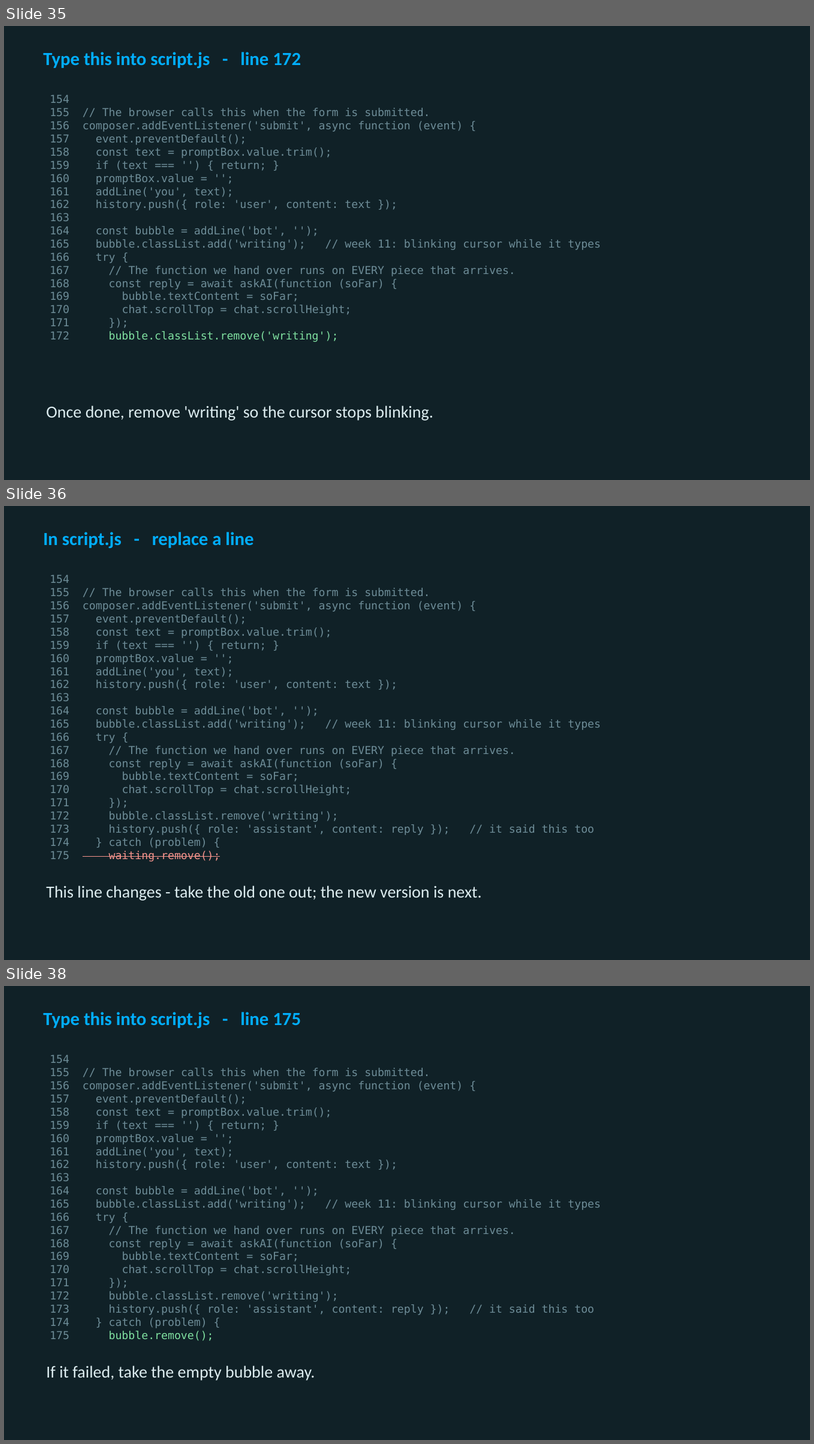
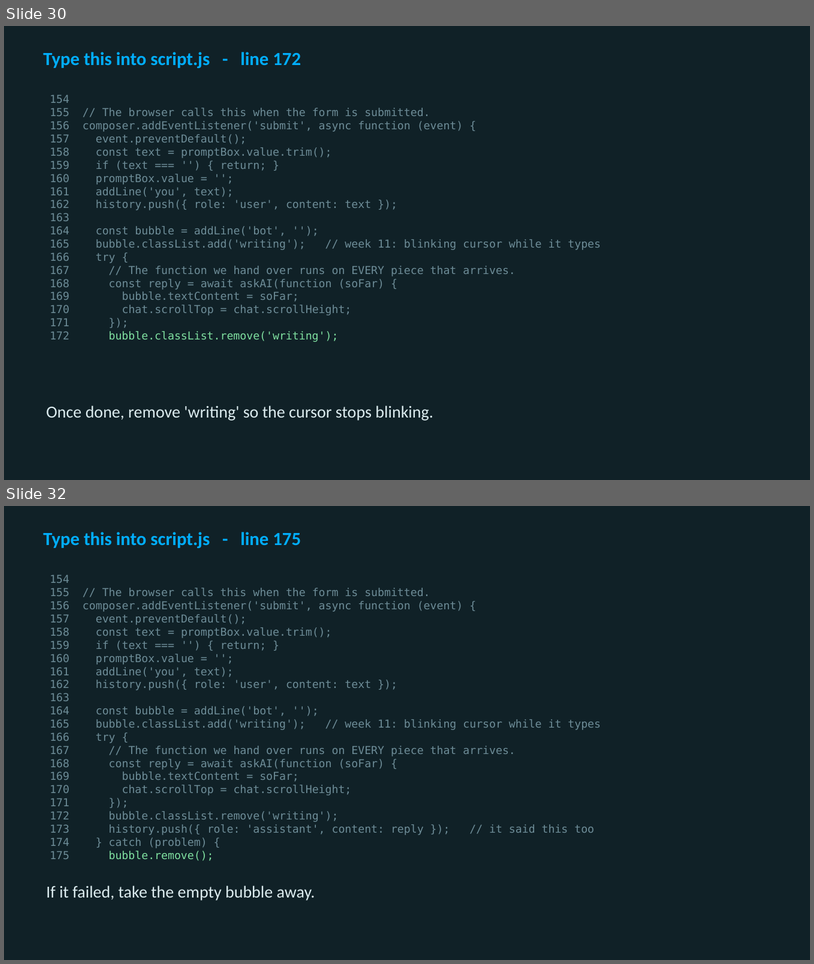
Before and after one commit to utgapps/utgapps.github.io, a slide deck: ai101/slides/week-11.pptx. Shown one above the other, each under a label of ours: slides 35, 36 and 38 before the commit, slides 30 and 32 after it; the slides between them are not shown. The pictures are 814x1444 and 814x964 pixels, drawn with LibreOffice and Linux fonts; fonts in the diff are those of the drawing. Boxes give left, top, right and bottom in pixels: in the first picture for what was removed or moved away, otherwise in the second. Text is boxed around its words. In the diff, an @@ line names an element or a change of style, - is before the commit and + after.

```diff
--- a/ai101/slides/week-11.pptx
+++ b/ai101/slides/week-11.pptx
@@ slide 36 removed at <box>4,506,810,960</box>, background #102127 @@
@@ text removed at <box>43,532,254,548</box> @@
-In script.js - replace a line
@@ text removed at <box>50,575,601,861</box> @@
-154
-155 // The browser calls this when the form is submitted.
-156 composer.addEventListener('submit', async function (event) {
-157 event.preventDefault();
-158 const text = promptBox.value.trim();
-159 if (text === '') { return; }
-160 promptBox.value = '';
-161 addLine('you', text);
-162 history.push({ role: 'user', content: text });
-163
-164 const bubble = addLine('bot', '');
-165 bubble.classList.add('writing'); // week 11: blinking cursor while it types
-166 try {
-167 // The function we hand over runs on EVERY piece that arrives.
-168 const reply = await askAI(function (soFar) {
-169 bubble.textContent = soFar;
-170 chat.scrollTop = chat.scrollHeight;
-171 });
-172 bubble.classList.remove('writing');
-173 history.push({ role: 'assistant', content: reply }); // it said this too
-174 } catch (problem) {
-175 waiting.remove();
@@ text removed at <box>46,885,482,900</box> @@
-This line changes - take the old one out; the new version is next.
@@ what was slide 35 is now slide 30 @@
@@ what was slide 38 is now slide 32 @@
```
Also in this commit, not shown: 3 slides changed, 5 other slides removed, 21 other files.
